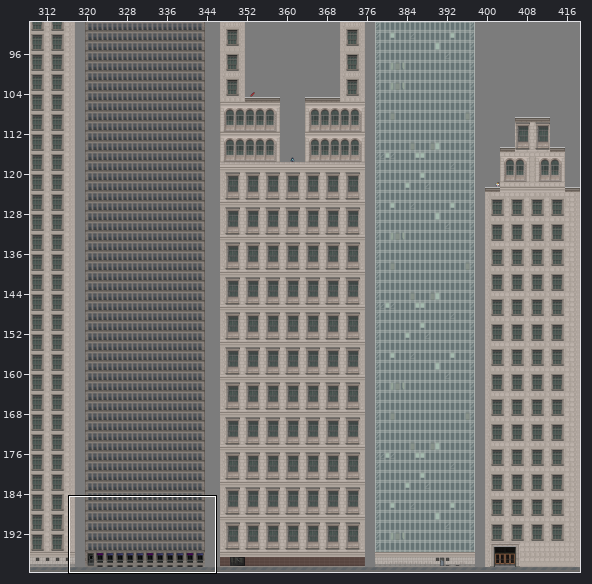
A Tiled map gets an edit: Tiled-work/City.tmx. Above, an overview of the earlier version with the close-up marked.
Close-up. Before:
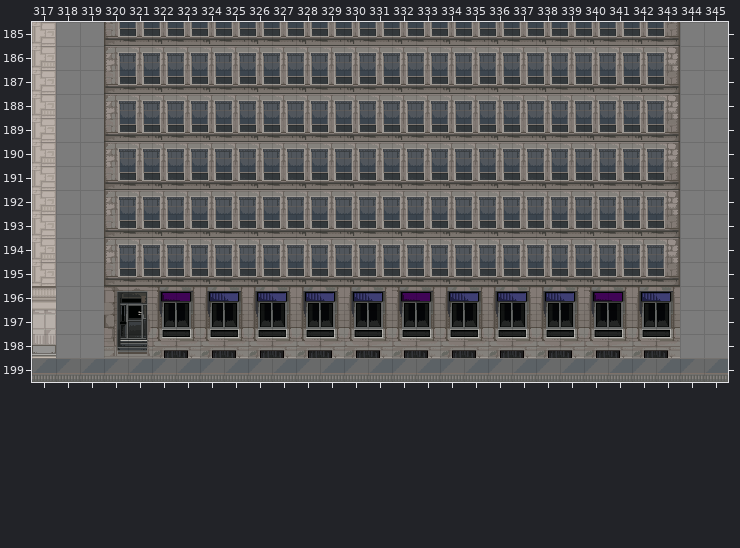
Cells are 32x32 px. Shown: x 317..345, y 185..199. The commit also changed other parts of the map, which this record leaves out.
The result:
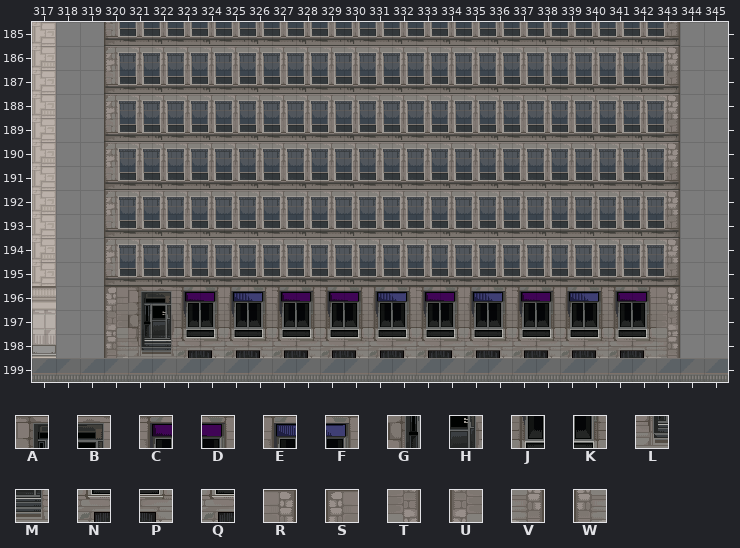
Key: from "CityTilesMain2": A 336, B 337, C 338, D 339, E 340, F 341, G 352, H 353, J 354, K 355, L 368, M 369, N 370, P 371, Q 372, R 440, S 441, T 456, U 457, V 472, W 473.
_ is an empty cell.
Change:
Layer "City Overlay":
Tile A replaces tile B in row 196 at x 321.
Tile B replaces tile C in row 196 at x 322.
Tile C replaces tile D in row 196 at x 323, 333 and 341.
Tile C replaces tile F in row 196 at x 327, 329 and 337.
Tile D replaces tile E in row 196 at x 324, 328, 330, 334, 338 and 342.
Tile E replaces tile F in row 196 at x 325, 331, 335 and 339.
Tile F replaces tile C in row 196 at x 332 and 340.
Tile F replaces tile E in row 196 at x 326 and 336.
Tile G replaces tile H in row 197 at x 321.
Tile H replaces tile J in row 197 at x 322.
Tile J replaces tile K in row 197 at x 323, 325, 327, 329, 331, 333, 335, 337, 339 and 341.
Tile K replaces tile J in row 197 at x 324, 326, 328, 330, 332, 334, 336, 338, 340 and 342.
Tile L replaces tile M in row 198 at x 321.
Tile M replaces tile N in row 198 at x 322.
Tile N replaces tile P in row 198 at x 323, 327, 329, 333, 337 and 341.
Tile P replaces tile N in row 198 at x 332 and 340.
Tile P replaces tile Q in row 198 at x 324, 326, 328, 330, 334, 336, 338 and 342.
Tile Q replaces tile P in row 198 at x 325, 331, 335 and 339.
Tile R replaces tile F in row 196 at x 343.
Tile S replaces tile A in row 196 at x 320.
Tile T replaces tile K in row 197 at x 343.
Tile U replaces tile G in row 197 at x 320.
Tile V replaces tile P in row 198 at x 343.
Tile W replaces tile L in row 198 at x 320.
Pixel boxes of the changes (left, top, right, bottom) in both close-ups:
changed: (104, 287, 680, 358)
